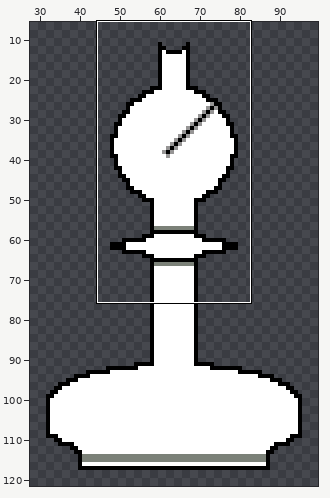
Two states of a pixel-art file, aseprite/White_Bishop.aseprite. The first picture is a wide view before the edit; the outline marks the close-up.
Close-up. Old version:
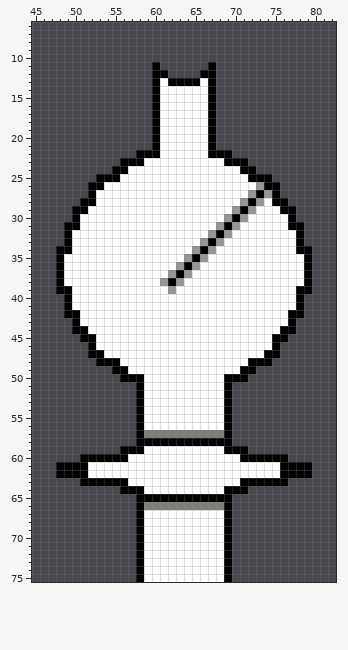
128x128 pixels, 1 frame. Shown: x 45..82, y 6..75. The wide view leaves out empty margins. The commit also changed other parts of the picture, which this record leaves out.
After the commit:
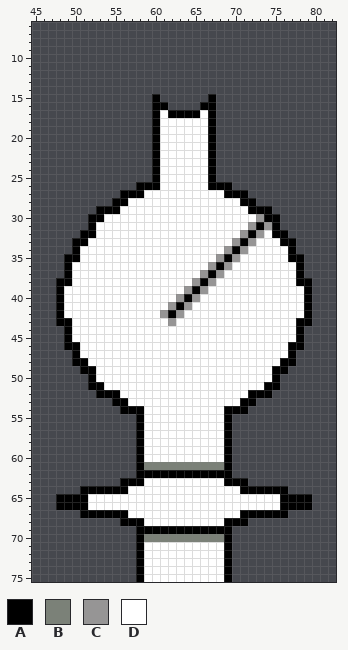
Palette (. is transparent): A #000000  B #7b8178  C #969595  D #ffffff
Edits made:
y 11: x 60 A -> .; x 67 A -> .
y 12: x 60..61 AA -> ..; x 66..67 AA -> ..
y 13: x 60..67 ADAAAADA -> ........
y 14: x 60..67 ADDDDDDA -> ........
y 15: x 61..66 DDDDDD -> ......
y 16: x 61..66 DDDDDD -> A....A
y 17: x 62..65 DDDD -> AAAA
y 22: x 58..59 AA -> ..; x 68..69 AA -> ..
y 23: x 56..60 AAADD -> ....A; x 67..71 DDAAA -> A....
y 24: x 55..60 AADDDD -> .....A; x 67..72 DDDDAA -> A.....
y 25: x 53..60 AAADDDDD -> .......A; x 67..74 DDDDDAAA -> A.......
y 26: x 52..60 AADDDDDDD -> ......AAA; x 67..75 DDDDDDCAA -> AAA......
y 27: x 52..58 ADDDDDD -> ....AAA; x 69..75 DDDCACA -> AAA....
y 28: x 51..56 AADDDD -> ....AA; x 71 C -> A; x 73..76 CDAA -> ....
y 29: x 50..55 AADDDD -> ...AAA; x 70..77 CACDDDAA -> DDAAA...
y 30: x 50..53 ADDD -> ..AA; x 69..71 CAC -> DDD; x 73..77 DDDDA -> CAA..
y 31: x 49..52 AADD -> ...A; x 68..70 CAC -> DDD; x 72..78 DDDDDAA -> CACA...
y 32: x 49..52 ADDD -> ..AA; x 67..69 CAC -> DDD; x 71..73 DDD -> CAC; x 75..78 DDDA -> AA..
y 33: x 49..51 ADD -> .AA; x 66..68 CAC -> DDD; x 70..72 DDD -> CAC; x 76..78 DDA -> AA.
y 34: x 48..50 AAD -> ..A; x 65..67 CAC -> DDD; x 69..71 DDD -> CAC; x 77..79 DAA -> A..
y 35: x 48..50 ADD -> .AA; x 64..66 CAC -> DDD; x 68..70 DDD -> CAC; x 77..79 DDA -> AA.
y 36: x 48..49 AD -> .A; x 63..65 CAC -> DDD; x 67..69 DDD -> CAC; x 78..79 DA -> A.
y 37: x 48..49 AD -> .A; x 62..64 CAC -> DDD; x 66..68 DDD -> CAC; x 78..79 DA -> A.
y 38: x 49 D -> A; x 61..63 CAC -> DDD; x 65..67 DDD -> CAC; x 78 D -> A
y 39: x 49 A -> D; x 62 C -> D; x 64..66 DDD -> CAC; x 78 A -> D
y 40: x 48..49 .A -> AD; x 63..65 DDD -> CAC; x 78..79 A. -> DA
y 41: x 48..49 .A -> AD; x 62..64 DDD -> CAC; x 78..79 A. -> DA
y 42: x 48..50 .AA -> ADD; x 61..63 DDD -> CAC; x 77..79 AA. -> DDA
y 43: x 48..50 ..A -> AAD; x 62 D -> C; x 77..79 A.. -> DAA
y 44: x 49..51 .AA -> ADD; x 76..78 AA. -> DDA
y 45: x 49..52 ..AA -> ADDD; x 75..78 AA.. -> DDDA
y 46: x 49..52 ...A -> AADD; x 75..78 A... -> DDAA
y 47: x 50..53 ..AA -> ADDD; x 74..77 AA.. -> DDDA
y 48: x 50..55 ...AAA -> AADDDD; x 72..77 AAA... -> DDDDAA
y 49: x 51..56 ....AA -> AADDDD; x 71..76 AA.... -> DDDDAA
y 50: x 52..58 ....AAA -> ADDDDDD; x 69..75 AAA.... -> DDDDDDA
y 51: x 52..58 ......A -> AADDDDD; x 69..75 A...... -> DDDDDAA
y 52: x 53..58 .....A -> AAADDD; x 69..74 A..... -> DDDAAA
y 53: x 55..58 ...A -> AADD; x 69..72 A... -> DDAA
y 54: x 56..57 .. -> AA; x 70..71 .. -> AA
y 57: x 59..68 BBBBBBBBBB -> DDDDDDDDDD
y 58: x 59..68 AAAAAAAAAA -> DDDDDDDDDD
y 59: x 56..57 AA -> ..; x 70..71 AA -> ..
y 60: x 51..58 AAAAAADD -> .......A; x 69..76 DDAAAAAA -> A.......
y 61: x 48..79 AAAADDDDDDDDDDDDDDDDDDDDDDDDAAAA -> ..........ABBBBBBBBBBA..........
y 62: x 48..79 AAAADDDDDDDDDDDDDDDDDDDDDDDDAAAA -> ..........AAAAAAAAAAAA..........
y 63: x 51..55 AAAAA -> .....; x 57..58 DD -> AA; x 69..70 DD -> AA; x 72..76 AAAAA -> .....
y 64: x 51..55 ..... -> AAAAA; x 57..58 AA -> DD; x 69..70 AA -> DD; x 72..76 ..... -> AAAAA
y 65: x 48..79 ..........AAAAAAAAAAAA.......... -> AAAADDDDDDDDDDDDDDDDDDDDDDDDAAAA
y 66: x 48..79 ..........ABBBBBBBBBBA.......... -> AAAADDDDDDDDDDDDDDDDDDDDDDDDAAAA
y 67: x 51..58 .......A -> AAAAAADD; x 69..76 A....... -> DDAAAAAA
y 68: x 56..57 .. -> AA; x 70..71 .. -> AA
y 69: x 59..68 DDDDDDDDDD -> AAAAAAAAAA
y 70: x 59..68 DDDDDDDDDD -> BBBBBBBBBB
